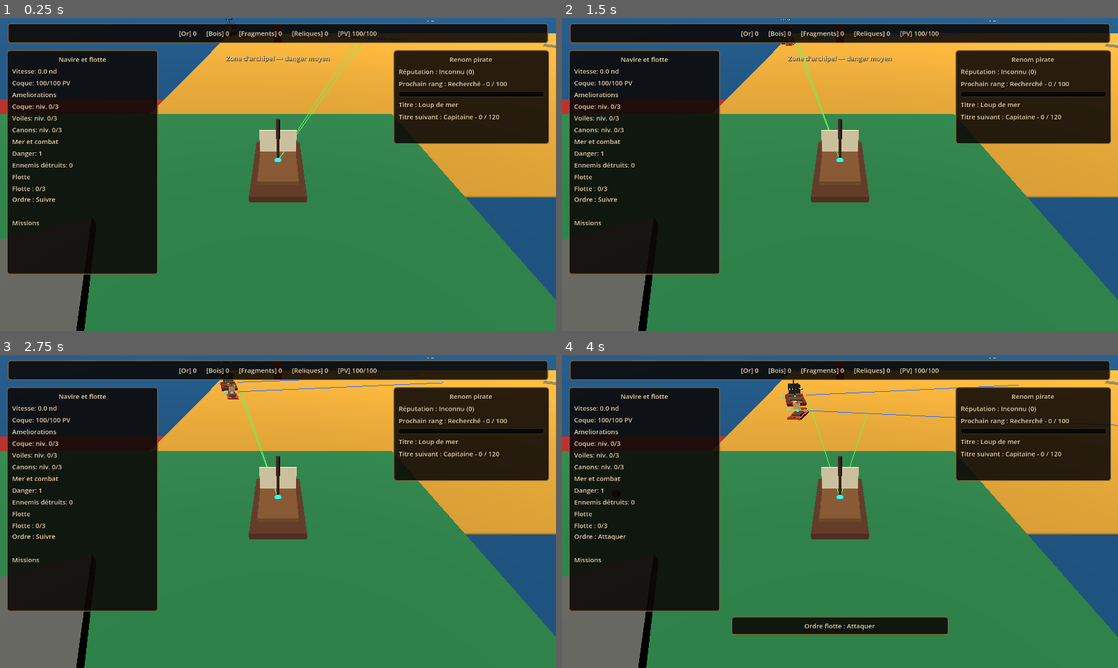
Above: before the commit, frames 1-4 (two rows, left to right).
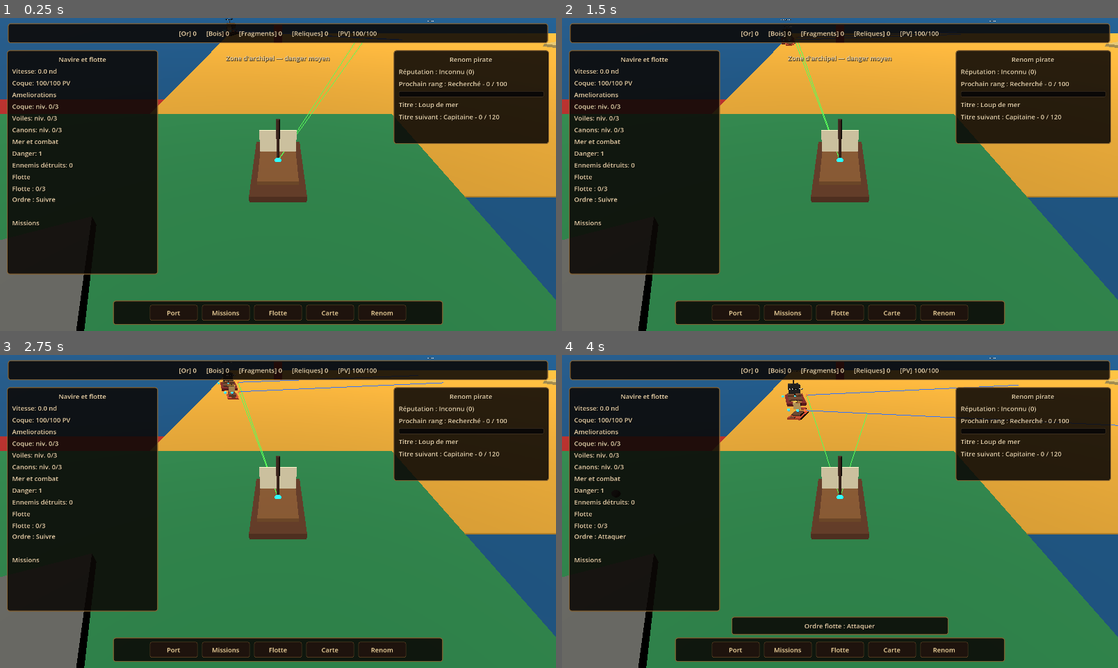
Above: after the commit, the same moments.

Repository: blou132/jeux-pirate
Game: Godot game, scene res://scenes/world/World.tscn
Same seed, same stepped clock (60 frames per second), same inputs: the game is played once before the commit and once after it.
Inputs (mouse positions are in pixels of both pictures, inside the frame that each line leads up to):
- Up to frame 1 (0.25 s): no input
- Up to frame 2 (1.5 s): tap Enter at 0.5 s; move the mouse to (962, 158) at 0.52 s; hold D 0.53-1.25 s; tap R at 0.6 s; click (962, 158) at 0.67 s; drag from (728, 190) to (812, 237) at 1.27 s
- Up to frame 3 (2.75 s): tap Space at 2 s; move the mouse to (333, 442) at 2.02 s; hold D from 2.03 s (still down); hold Q from 2.03 s (still down); click (333, 442) at 2.17 s
- Up to frame 4 (4 s): release D at 2.75 s; release Q at 2.75 s; drag from (812, 574) to (673, 464) at 2.77 s; move the mouse to (1006, 558) at 3.52 s; hold A from 3.53 s (still down); tap G at 3.6 s; click (1006, 558) at 3.67 s

The runs differ from the first frame. In frame 1, 4.6% of the frame differs, in the area x 20-80%, y 90-98%; in frame 2, 4.6%; in frame 3, 4.6%; in frame 4, 4.6%.

Commit message:
feat: add bottom navigation tabs

Diff:
--- a/scenes/ui/HUD.tscn
+++ b/scenes/ui/HUD.tscn
@@ -170,6 +170,60 @@
 layout_mode = 2
 text = "Titre suivant : 0 / 120"
 autowrap_mode = 3
+
+[node name="BottomNavigationBar" type="PanelContainer" parent="HUDRoot"]
+layout_mode = 1
+anchors_preset = 12
+anchor_top = 1.0
+anchor_right = 1.0
+anchor_bottom = 1.0
+offset_left = 260.0
+offset_top = -62.0
+offset_right = -260.0
+offset_bottom = -14.0
+grow_horizontal = 2
+grow_vertical = 0
+mouse_filter = 2
+
+[node name="NavigationTabs" type="HBoxContainer" parent="HUDRoot/BottomNavigationBar"]
+layout_mode = 2
+theme_override_constants/separation = 10
+alignment = 1
+
+[node name="PortTab" type="Button" parent="HUDRoot/BottomNavigationBar/NavigationTabs"]
+custom_minimum_size = Vector2(110, 30)
+layout_mode = 2
+mouse_filter = 2
+focus_mode = 0
+text = "Port"
+
+[node name="MissionsTab" type="Button" parent="HUDRoot/BottomNavigationBar/NavigationTabs"]
+custom_minimum_size = Vector2(110, 30)
+layout_mode = 2
+mouse_filter = 2
+focus_mode = 0
+text = "Missions"
+
+[node name="FleetTab" type="Button" parent="HUDRoot/BottomNavigationBar/NavigationTabs"]
+custom_minimum_size = Vector2(110, 30)
+layout_mode = 2
+mouse_filter = 2
+focus_mode = 0
+text = "Flotte"
+
+[node name="MapTab" type="Button" parent="HUDRoot/BottomNavigationBar/NavigationTabs"]
+custom_minimum_size = Vector2(110, 30)
+layout_mode = 2
+mouse_filter = 2
+focus_mode = 0
+text = "Carte"
+
+[node name="RenownTab" type="Button" parent="HUDRoot/BottomNavigationBar/NavigationTabs"]
+custom_minimum_size = Vector2(110, 30)
+layout_mode = 2
+mouse_filter = 2
+focus_mode = 0
+text = "Renom"
 
 [node name="MessagePanel" type="PanelContainer" parent="HUDRoot"]
 layout_mode = 1
